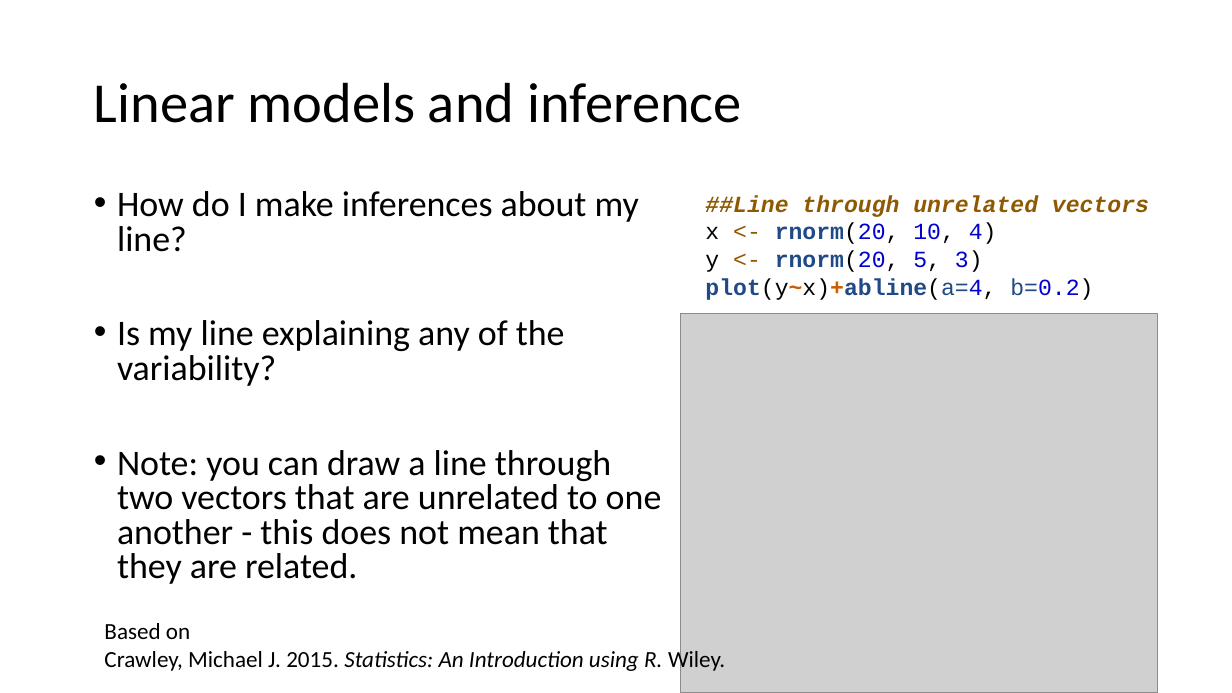
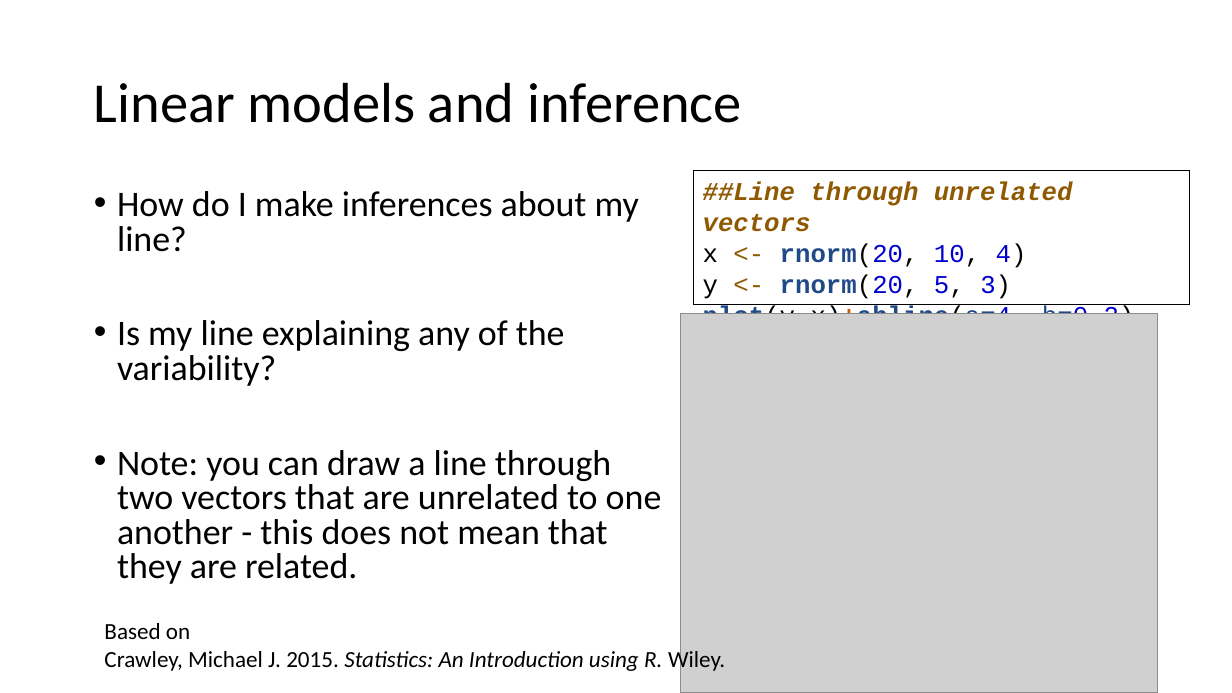
Before and after one commit to ajrtallman/StatisticsinLinguistics_FSU_2023_2024, a slide deck: slide 17 of 02_slides/Statistics for linguists 2023-11-29.pptx. Drawn at 1232x693 pixels with LibreOffice and Linux fonts; fonts in the diff are those of the drawing; grey boxes stand for pictures. Boxes give left, top, right and bottom in pixels: in the first picture for what was removed or moved away, otherwise in the second. Text is boxed around its words. In the diff, an @@ line names an element or a change of style, - is before the commit and + after.

```diff
--- a/02_slides/Statistics for linguists 2023-11-29.pptx
+++ b/02_slides/Statistics for linguists 2023-11-29.pptx
@@ rectangle "##Line through unrelated vectors x ...": place and size @@
-rectangle "##Line through unrelated vectors x ..." at box(705, 195, 1149, 300)
+rectangle "##Line through unrelated vectors x ..." at box(693, 171, 1189, 305)
@@ rectangle "##Line through unrelated vectors x ..." at box(693, 171, 1189, 305): size 18 to 20 pt; outline none to #000000 0.75 pt @@
```
Also in this commit, not shown: 15 other slides changed, 8 slides added, 1 slide removed, 29 other files.
